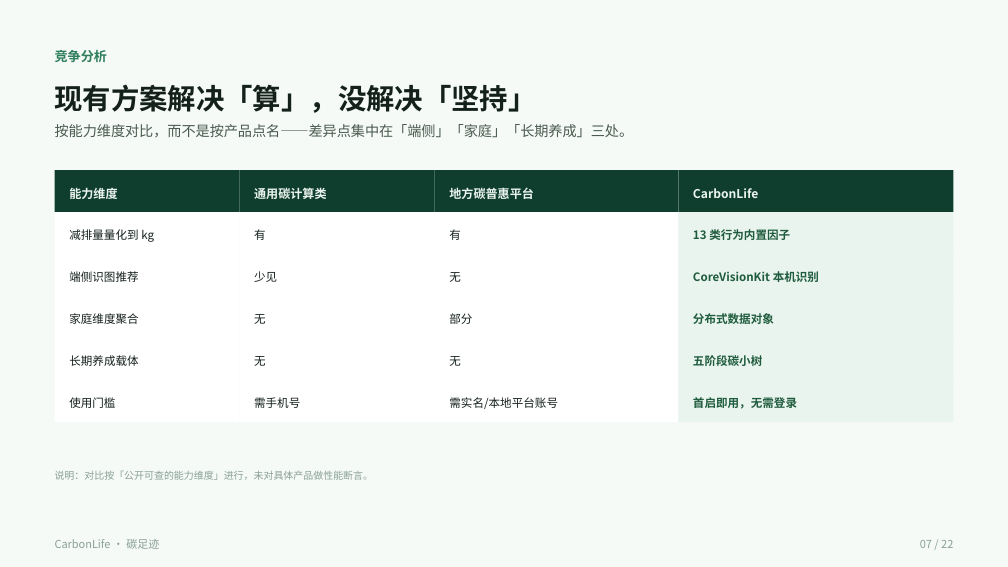
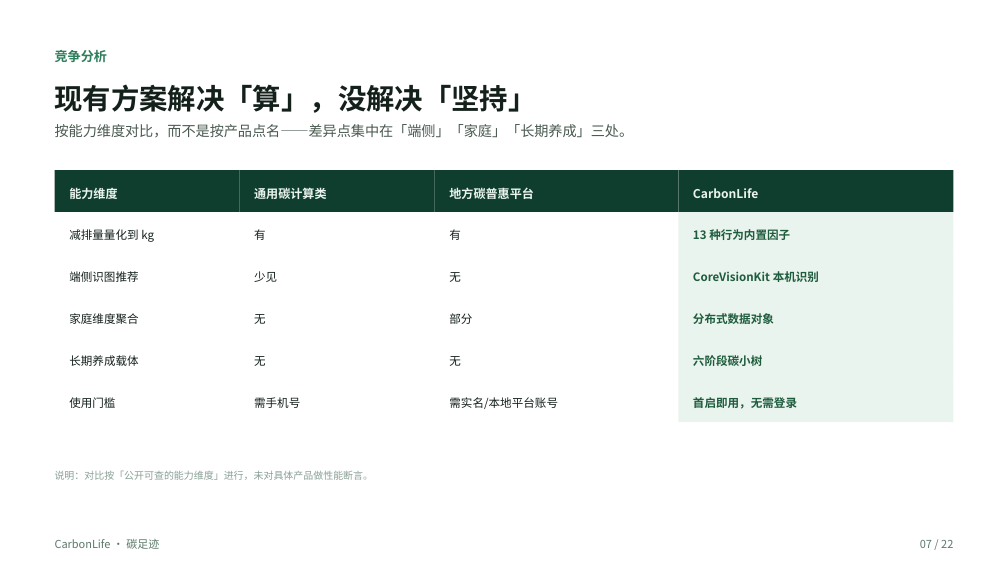
Before and after one commit to zyx-dc/CarbonLife, a slide deck: slide 7 of docs/tasks/ppt/CarbonLife-答辩PPT.pptx. Drawn at 1008x567 pixels with LibreOffice and Linux fonts; fonts in the diff are those of the drawing; background and template pictures are left out. Boxes give left, top, right and bottom in pixels: in the first picture for what was removed or moved away, otherwise in the second. Text is boxed around its words. In the diff, an @@ line names an element or a change of style, - is before the commit and + after.

```diff
--- a/docs/tasks/ppt/CarbonLife-答辩PPT.pptx
+++ b/docs/tasks/ppt/CarbonLife-答辩PPT.pptx
@@ rectangle removed at <box>0,0,1008,567</box> @@
@@ text at <box>693,229,790,240</box>: text changed @@
-13 类行为内置因子
+13 种行为内置因子
@@ text at <box>693,355,762,366</box>: text changed @@
-五阶段碳小树
+六阶段碳小树
@@ text "CarbonLife · 碳足迹" at <box>55,539,159,549</box>: text colour #8AA096 to #5C7A6B @@
@@ text "07 / 22" at <box>920,540,953,548</box>: text colour #8AA096 to #5C7A6B @@
```
Also in this commit, not shown: 21 other slides changed, 2 other files.
